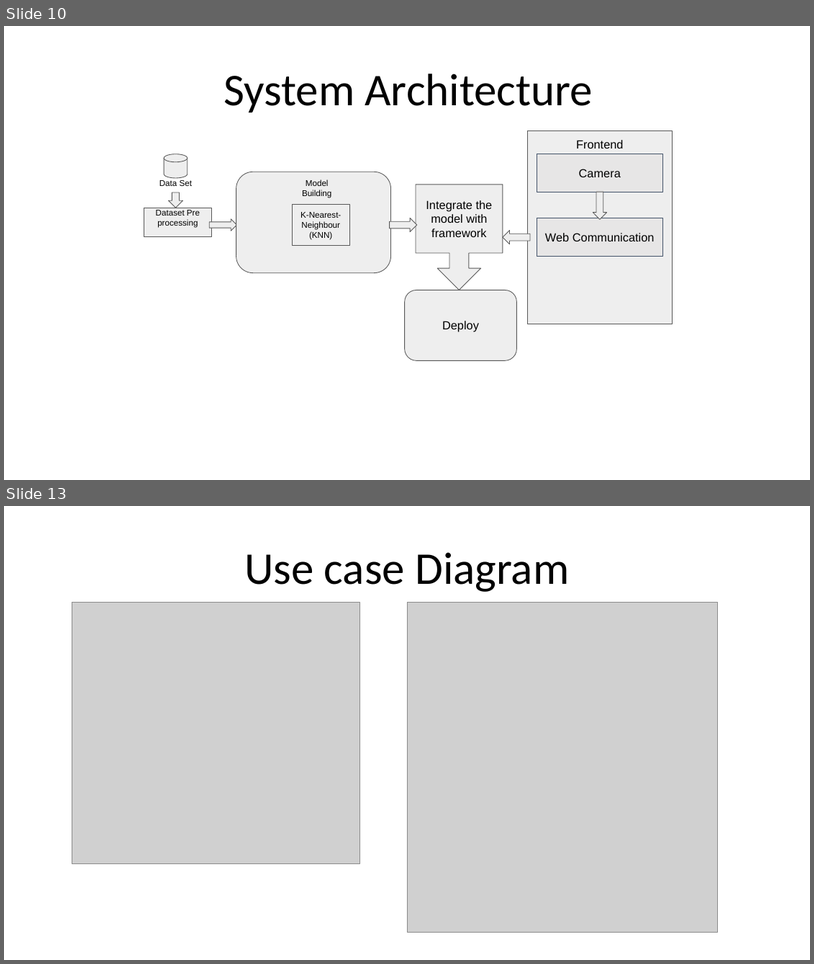
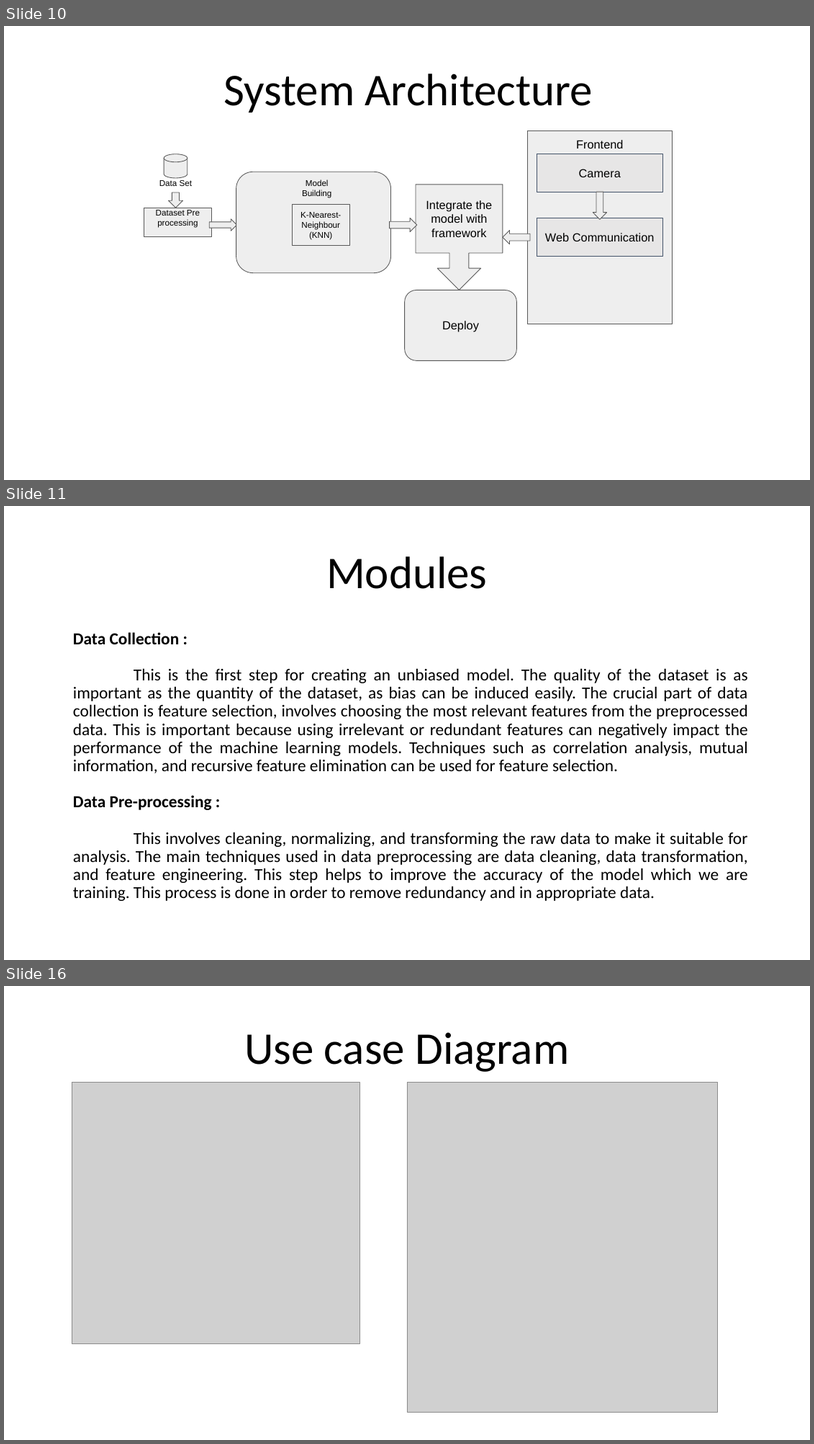
Before and after one commit to Sriram-Karthick-k/final-year-project, a slide deck: final/2nd review/Fake Currency Detection Using Image Processing (1).pptx. Shown one above the other, each under a label of ours: slides 10 and 13 before the commit, slides 10, 11 and 16 after it; the slides between them are not shown. The pictures are 814x964 and 814x1444 pixels, drawn with LibreOffice and Linux fonts; fonts in the diff are those of the drawing; grey boxes stand for pictures. Boxes give left, top, right and bottom in pixels: in the first picture for what was removed or moved away, otherwise in the second. Text is boxed around its words. In the diff, an @@ line names an element or a change of style, - is before the commit and + after.

```diff
--- a/final/2nd review/Fake Currency Detection Using Image Processing (1).pptx
+++ b/final/2nd review/Fake Currency Detection Using Image Processing (1).pptx
@@ slide 11 added at (4, 506, 810, 960), background #FFFFFF @@
@@ title added at (327, 556, 488, 589), 54 pt, text #000000 @@
+Modules
@@ text added at (73, 632, 748, 901), 20 pt, text #000000 @@
+Data Collection :
+This is the first step for creating an unbiased model. The quality of the dataset is as important as the quantity of the dataset, as bias can be induced easily. The crucial part of data collection is feature selection, involves choosing the most relevant features from the preprocessed data. This is important because using irrelevant or redundant features can negatively impact the performance of the machine learning models. Techniques such as correlation analysis, mutual information, and recursive feature elimination can be used for feature selection.
+Data Pre-processing :
+This involves cleaning, normalizing, and transforming the raw data to make it suitable for analysis. The main techniques used in data preprocessing are data cleaning, data transformation, and feature engineering. This step helps to improve the accuracy of the model which we are training. This process is done in order to remove redundancy and in appropriate data.
@@ what was slide 13 is now slide 16 @@
```
Also in this commit, not shown: 2 slides changed, 4 other slides added, 1 slide removed, 1 other file.
